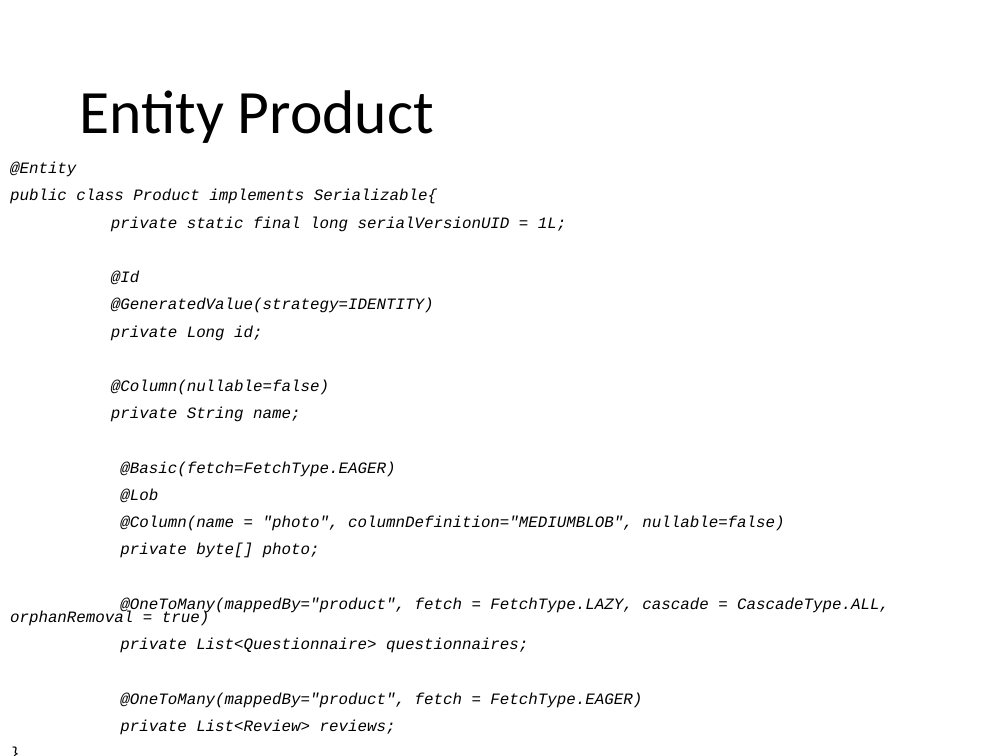
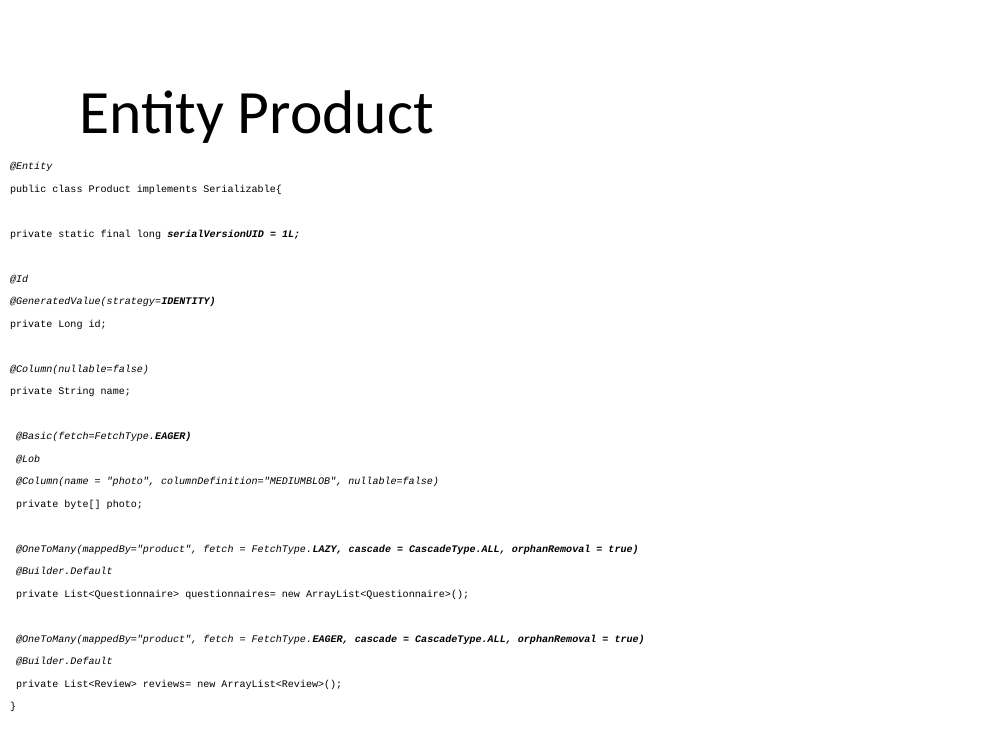
Before and after one commit to Paso198/Gamified-Marketing-Application, a slide deck: slide 19 of Design.pptx (slide 22 before the commit). Drawn at 1008x756 pixels with LibreOffice and Linux fonts; fonts in the diff are those of the drawing. Boxes give left, top, right and bottom in pixels: in the first picture for what was removed or moved away, otherwise in the second. Text is boxed around its words. In the diff, an @@ line names an element or a change of style, - is before the commit and + after.

```diff
--- a/Design.pptx
+++ b/Design.pptx
@@ text at box(10, 163, 638, 554): size 11.2 to 7.2 pt in "@Entity", "public class Product implements Serializable{", "private static final long serialVersionUID = 1L;", "@Id" and 10 more places; italic off in "public class Product implements Serializable{", "private static final long", "private Long id;", "private String name;" and 2 more places; bold on in "serialVersionUID = 1L;", "@GeneratedValue(strategy=IDENTITY)", "@Basic(fetch=FetchType.EAGER)", "FetchType.LAZY, cascade = CascadeType.ALL, orphanRemoval = t ..." @@
@@ text at box(16, 567, 645, 689): text changed; size 11.2 to 7.2 pt @@
-private List<Questionnaire> questionnaires;
-@OneToMany(mappedBy="product", fetch = FetchType.EAGER)
-private List<Review> reviews;
+@Builder.Default
+private List<Questionnaire> questionnaires= new ArrayList<Questionnaire>();
+@OneToMany(mappedBy="product", fetch = FetchType.EAGER, cascade = CascadeType.ALL, orphanRemoval = true)
+@Builder.Default
+private List<Review> reviews= new ArrayList<Review>();
```
Also in this commit, not shown: 20 other slides changed, 18 slides added, 1 slide removed, 2 other files.
